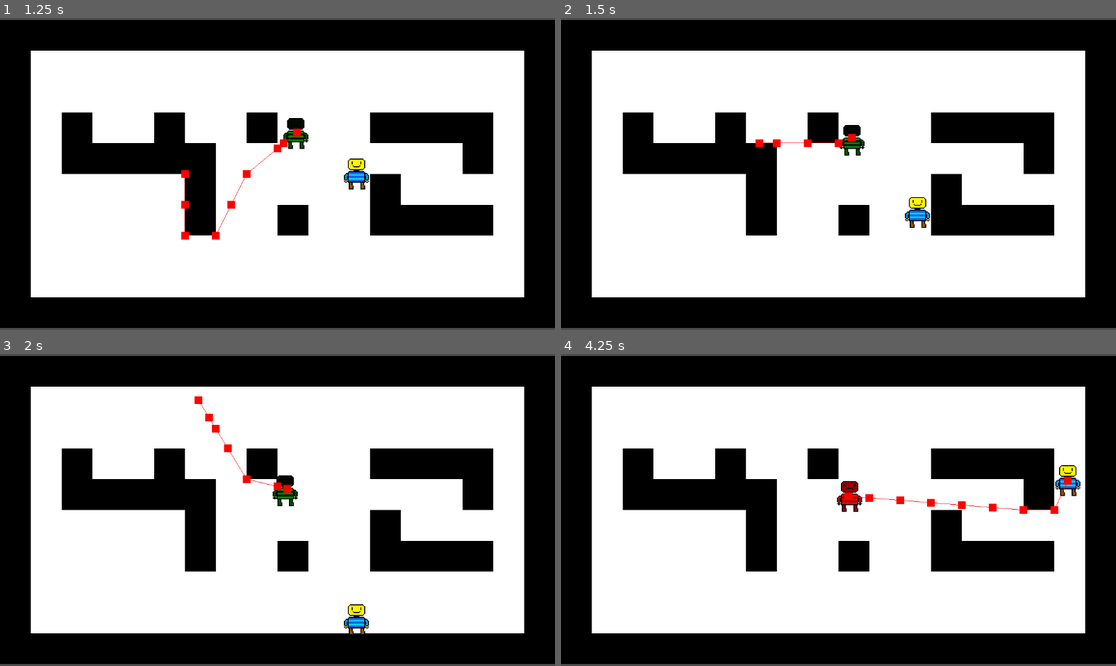
Above: before the commit, frames 1-4 (two rows, left to right).
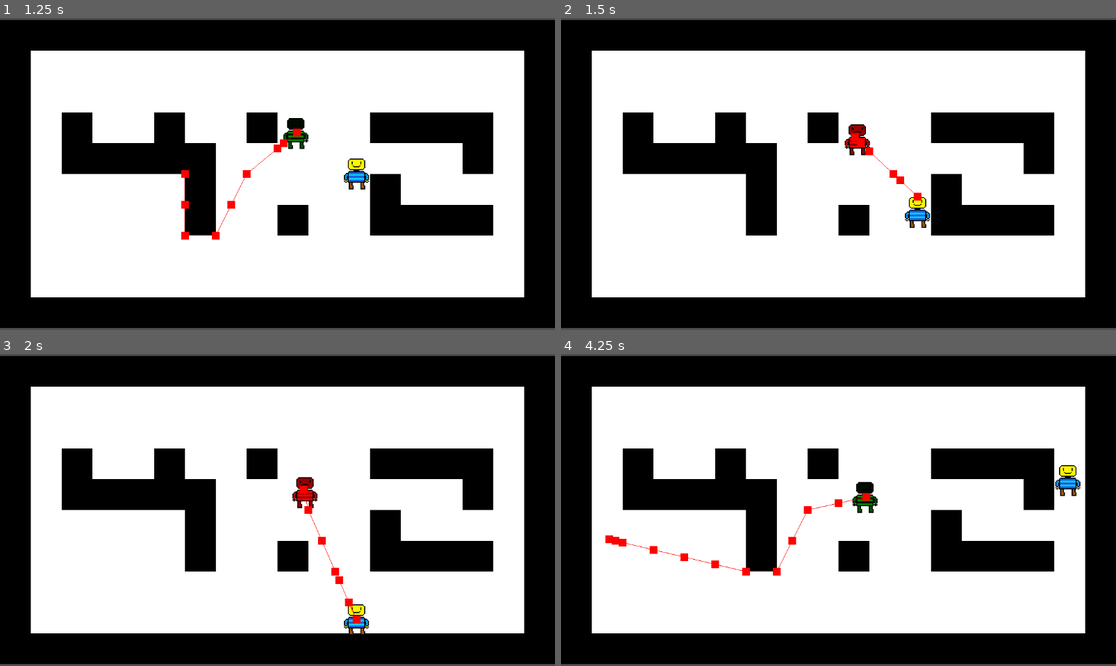
Above: after the commit, the same moments.

Repository: LegoMaster7001/fargo-game-jam-2025
Game: Godot game, scene res://Scenes/Game.tscn
Two runs of this game, one before a commit and one after it. Both use one fixed random seed, a clock stepped at 60 frames per second and the inputs below.
Inputs:
- Up to frame 1 (1.25 s): hold Right (ui_right) from 0.53 s (still down); hold Space (call_groundies, bound only after the commit) from 0.53 s (still down)
- Up to frame 2 (1.5 s): release Right (ui_right) at 1.28 s; release Space (call_groundies, bound only after the commit) at 1.28 s; hold Down (ui_down) from 1.28 s (still down); tap Space (call_groundies, bound only after the commit) at 1.35 s
- Up to frame 3 (2 s): keep holding Down (ui_down)
- Up to frame 4 (4.25 s): release Down (ui_down) at 2.03 s; hold Right (ui_right) 2.03-2.78 s; hold Space (call_groundies, bound only after the commit) 2.03-2.78 s; hold Up (ui_up) 2.78-3.53 s; tap Space (call_groundies, bound only after the commit) at 2.85 s; hold Left (ui_left) from 3.53 s (still down); hold Space (call_groundies, bound only after the commit) from 3.53 s (still down); tap F (debug_flip_role, bound only after the commit) at 4.15 s

Frame 1 is identical in both runs. In frame 2, 0.7% of the frame differs, in the area x 35-65%, y 34-59%; in frame 3, 1.1%; in frame 4, 1.4%, in the area x 8-92%, y 39-72%.

Commit message:
we are so back

Diff:
--- a/Player.gd
+++ /dev/null
@@ -1,13 +0,0 @@
-extends CharacterBody2D
-
-const speed = 100
-var dir : Vector2
-
-func _physics_process(delta: float):
-	velocity = dir * speed
-	move_and_slide()
-
-func _unhandled_input(event: InputEvent):
-	dir.x = Input.get_axis("ui_left", "ui_right")
-	dir.y = Input.get_axis("ui_up", "ui_down")
-	dir = dir.normalized()
--- a/Scenes/Game.tscn
+++ b/Scenes/Game.tscn
@@ -1,8 +1,9 @@
-[gd_scene load_steps=7 format=4 uid="uid://cxee8n6fod8oc"]
+[gd_scene load_steps=9 format=4 uid="uid://cxee8n6fod8oc"]
 
 [ext_resource type="Texture2D" uid="uid://cvj7th2nvu8uj" path="res://Images/2pixels.png" id="1_j5yw3"]
 [ext_resource type="PackedScene" uid="uid://ktvyw4a0tc03" path="res://Scenes/player.tscn" id="2_j5yw3"]
 [ext_resource type="PackedScene" uid="uid://lrookntm6kpp" path="res://Scenes/enemy.tscn" id="3_kldst"]
+[ext_resource type="PackedScene" uid="uid://cwp83sci60oxi" path="res://Scenes/groundies_area.tscn" id="4_kldst"]
 
 [sub_resource type="NavigationPolygon" id="NavigationPolygon_kldst"]
 vertices = PackedVector2Array(8, 8, -8, 8, -8, -8, 8, -8)
@@ -24,17 +25,30 @@
 custom_data_layer_0/type = 0
 sources/1 = SubResource("TileSetAtlasSource_b2bpf")
 
+[sub_resource type="RectangleShape2D" id="RectangleShape2D_kldst"]
+
 [node name="Node2D" type="Node2D"]
 
 [node name="TileMapLayer" type="TileMapLayer" parent="."]
 tile_map_data = PackedByteArray("AAD8//z/AQAAAAAAAAD8//3/AQAAAAAAAAD8//7/AQABAAAAAAD8////AQABAAAAAAD8/wAAAQAAAAAAAAD8/w …(2800 unchanged characters)…
 tile_set = SubResource("TileSet_kldst")
 
-[node name="Player" parent="." instance=ExtResource("2_j5yw3")]
+[node name="Player" parent="." node_paths=PackedStringArray("groundies_area") instance=ExtResource("2_j5yw3")]
+groundies_area = NodePath("../GroundiesArea")
 
 [node name="Camera2D" type="Camera2D" parent="."]
 zoom = Vector2(4, 4)
 
 [node name="Enemy" parent="." node_paths=PackedStringArray("player") instance=ExtResource("3_kldst")]
 position = Vector2(25, -37)
+collision_layer = 2
 player = NodePath("../Player")
+
+[node name="GroundiesArea" parent="." node_paths=PackedStringArray("enemy") instance=ExtResource("4_kldst")]
+collision_layer = 0
+collision_mask = 2
+enemy = NodePath("../Enemy")
+
+[node name="CollisionShape2D" type="CollisionShape2D" parent="GroundiesArea"]
+position = Vector2(21, -9)
+shape = SubResource("RectangleShape2D_kldst")
--- a/Scenes/enemy.tscn
+++ b/Scenes/enemy.tscn
@@ -1,13 +1,10 @@
-[gd_scene load_steps=5 format=3 uid="uid://lrookntm6kpp"]
+[gd_scene load_steps=4 format=3 uid="uid://lrookntm6kpp"]
 
 [ext_resource type="Script" uid="uid://dsoej1015oup0" path="res://Scripts/enemy.gd" id="1_1f0kj"]
 [ext_resource type="Texture2D" uid="uid://b4wuj2c3id5bc" path="res://Images/EnemyAngry.png" id="2_1f0kj"]
 
 [sub_resource type="CircleShape2D" id="CircleShape2D_b2bpf"]
 radius = 56.0
-
-[sub_resource type="CircleShape2D" id="CircleShape2D_kldst"]
-radius = 78.92
 
 [node name="Enemy" type="CharacterBody2D"]
 scale = Vector2(0.125, 0.125)
@@ -36,14 +33,5 @@
 wait_time = 3.0
 autostart = true
 
-[node name="TagZone" type="Area2D" parent="."]
-collision_layer = 0
-collision_mask = 4
-
-[node name="TagZoneCollision" type="CollisionShape2D" parent="TagZone"]
-shape = SubResource("CircleShape2D_kldst")
-
 [connection signal="timeout" from="Timer" to="." method="_on_timer_timeout"]
 [connection signal="timeout" from="Timer2" to="." method="_on_timer_2_timeout"]
-[connection signal="area_entered" from="TagZone" to="." method="_on_tag_zone_area_entered"]
-[connection signal="body_entered" from="TagZone" to="." method="_on_tag_zone_body_entered"]
--- /dev/null
+++ b/Scenes/groundies_area.tscn
@@ -0,0 +1,6 @@
+[gd_scene load_steps=2 format=3 uid="uid://cwp83sci60oxi"]
+
+[ext_resource type="Script" uid="uid://dcdbortnn42t0" path="res://groundies_area.gd" id="1_q8jfx"]
+
+[node name="GroundiesArea" type="Area2D"]
+script = ExtResource("1_q8jfx")
--- /dev/null
+++ b/Scripts/Player.gd
@@ -0,0 +1,25 @@
+extends CharacterBody2D
+
+const speed = 100
+
+@export var groundies_area: GroundiesArea
+var dir : Vector2
+
+func _ready() -> void:
+	assert(groundies_area !=  null, "Player: assign groundies area")
+
+func _physics_process(delta: float):
+	velocity = dir * speed
+	move_and_slide()
+
+func _unhandled_input(event: InputEvent):
+	dir.x = Input.get_axis("ui_left", "ui_right")
+	dir.y = Input.get_axis("ui_up", "ui_down")
+	dir = dir.normalized()
+
+	if event.is_action_pressed("call_groundies"):
+		print("hello")
+		groundies_area.try_call_groundies()
+
+	if event.is_action_pressed("debug_flip_role"):
+		groundies_area.enemy.flip_role()
--- a/Scripts/enemy.gd
+++ b/Scripts/enemy.gd
@@ -1,36 +1,33 @@
+class_name Enemy
 extends CharacterBody2D
 
 const speed = 20
 
 @export var player: Node2D
 @onready var nav_agent := $NavigationAgent2D as NavigationAgent2D
-var test = true
+var hunted = true
 
 func _physics_process(delta: float) -> void:
 	var dir = to_local(nav_agent.get_next_path_position()).normalized()
 	velocity = dir * speed
 	move_and_slide()
-	if (test):
+	if (hunted):
 		$Sprite2D.modulate = Color(0, 1, 0)
 	else:
 		$Sprite2D.modulate = Color(1, 0, 0)
 
 func makepath():
 	nav_agent.target_position = player.global_position
-	if (test):
+	if (hunted):
 		nav_agent.target_position = -player.global_position
+
+func flip_role():
+	hunted = !hunted
+	makepath()
 
 
 func _on_timer_timeout():
 	makepath()
 
-
 func _on_timer_2_timeout() -> void:
-	test = !test
-
-func _on_tag_zone_body_entered(body: Node2D) -> void:
-	print(body)
-	if(test):
-		print("You tagged me!")
-	else:
-		print("I tagged you!")
+	hunted = !hunted
--- /dev/null
+++ b/Scripts/groundies_area.gd
@@ -0,0 +1,12 @@
+class_name GroundiesArea
+extends Area2D
+
+@export var enemy: Enemy
+
+func try_call_groundies() -> bool:
+	if not overlaps_body(enemy):
+		print("epic fail")
+		return false
+	print("noob down")
+	enemy.flip_role()
+	return true
--- a/project.godot
+++ b/project.godot
@@ -14,3 +14,16 @@
 run/main_scene="res://Scenes/Game.tscn"
 config/features=PackedStringArray("4.5", "Forward Plus")
 config/icon="res://Images/icon.svg"
+
+[input]
+
+call_groundies={
+"deadzone": 0.2,
+"events": [Object(InputEventKey,"resource_local_to_scene":false,"resource_name":"","device":-1,"window_id":0,"alt_pressed":false,"shift_pressed":false,"ctrl_pressed":false,"meta_pressed":false,"pressed":false,"keycode":0,"physical_keycode":32,"key_label":0,"unicode":32,"location":0,"echo":false,"script":null)
+]
+}
+debug_flip_role={
+"deadzone": 0.2,
+"events": [Object(InputEventKey,"resource_local_to_scene":false,"resource_name":"","device":-1,"window_id":0,"alt_pressed":false,"shift_pressed":false,"ctrl_pressed":false,"meta_pressed":false,"pressed":false,"keycode":0,"physical_keycode":70,"key_label":0,"unicode":102,"location":0,"echo":false,"script":null)
+]
+}
Renamed: Player.gd.uid -> Scripts/Player.gd.uid
Not shown, added: Scripts/groundies_area.gd.uid
